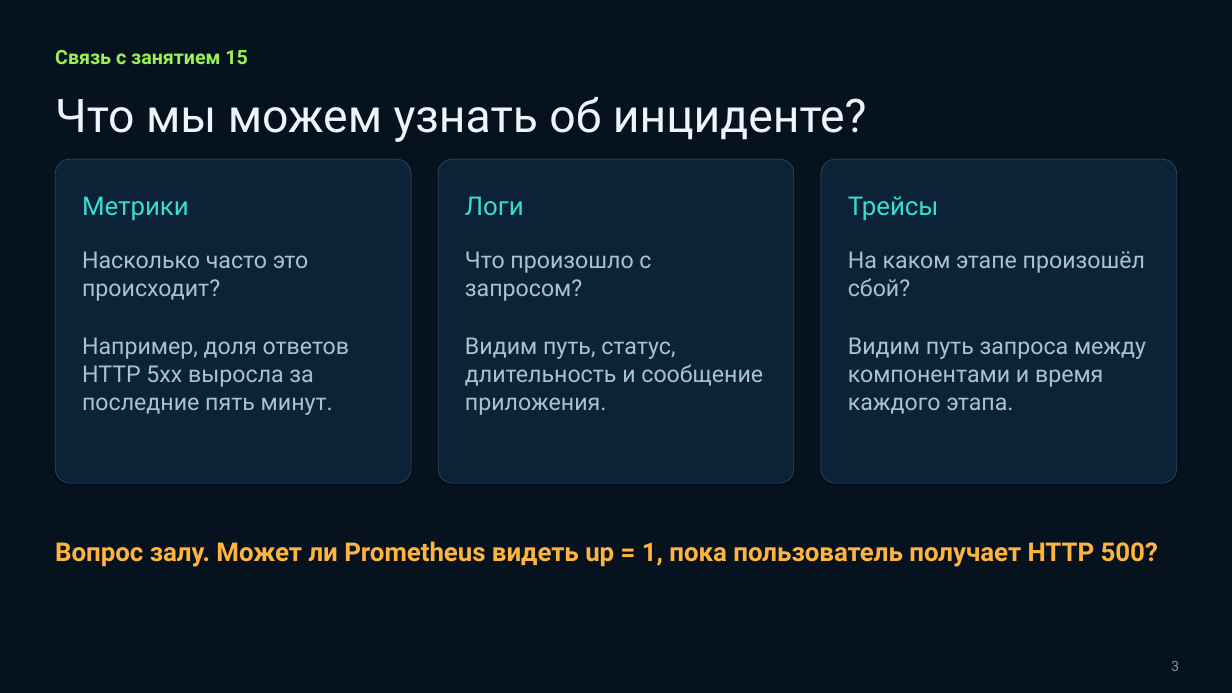
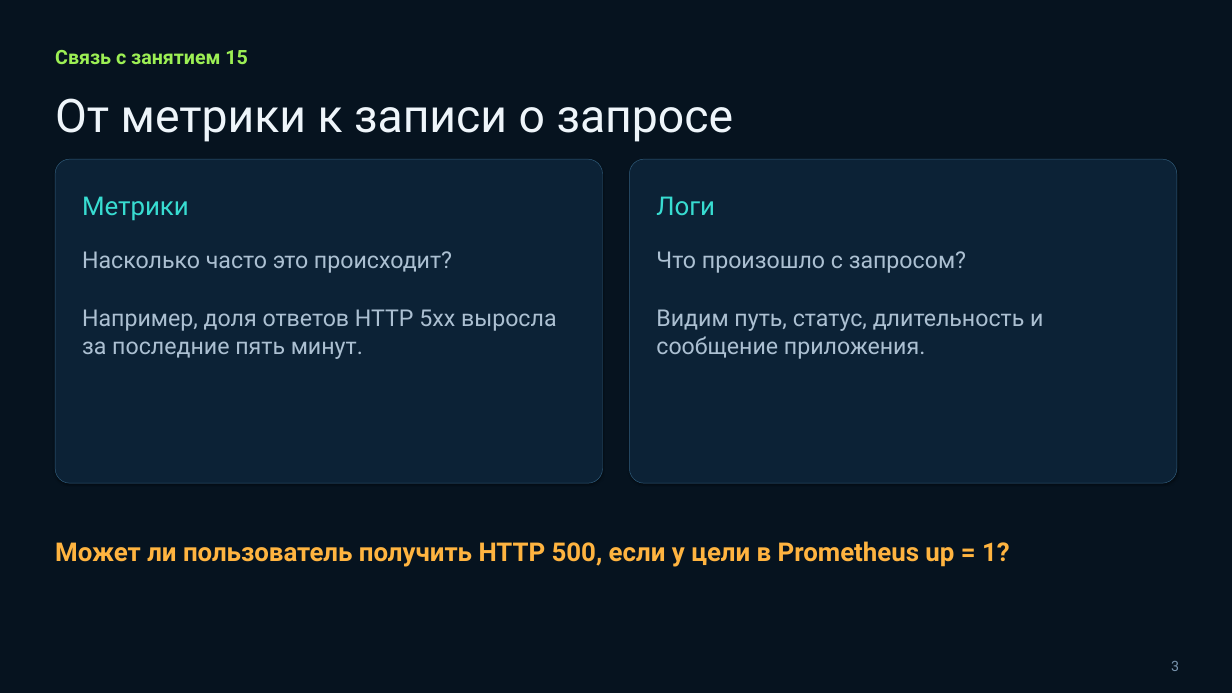
Before and after one commit to tenroman1-design/devops-lab, a slide deck: slide 3 of lesson16/Занятие 16 — Централизованное логирование.pptx. Drawn at 1232x693 pixels with LibreOffice and Linux fonts; fonts in the diff are those of the drawing. Boxes give left, top, right and bottom in pixels: in the first picture for what was removed or moved away, otherwise in the second. Text is boxed around its words. In the diff, an @@ line names an element or a change of style, - is before the commit and + after.

```diff
--- a/lesson16/Занятие 16 — Централизованное логирование.pptx
+++ b/lesson16/Занятие 16 — Централизованное логирование.pptx
@@ text at (55, 98, 734, 142): text changed @@
-Что мы можем узнать об инциденте?
+От метрики к записи о запросе
@@ rounded rectangle: place and size @@
-rounded rectangle at (55, 159, 411, 483)
+rounded rectangle at (55, 159, 602, 483)
@@ rounded rectangle: place and size @@
-rounded rectangle at (438, 159, 794, 483)
+rounded rectangle at (629, 159, 1177, 483)
@@ rounded rectangle removed at (821, 159, 1177, 483) @@
@@ text "Логи": place and size @@
-text "Логи" at (465, 196, 524, 216)
+text "Логи" at (656, 196, 715, 215)
@@ text removed at (848, 196, 939, 221) @@
-Трейсы
@@ text "Насколько часто это происходит?" rewrapped from (82, 251, 350, 415) to (82, 251, 557, 359) @@
@@ text "Что произошло с запросом?" rewrapped from (465, 251, 763, 415) to (656, 251, 1043, 359) @@
@@ text removed at (848, 251, 1146, 414) @@
-На каком этапе произошёл сбой?
-Видим путь запроса между компонентами и время каждого этапа.
@@ text at (55, 541, 1010, 567): text changed @@
-Вопрос залу. Может ли Prometheus видеть up = 1, пока пользователь получает HTTP 500?
+Может ли пользователь получить HTTP 500, если у цели в Prometheus up = 1?
```
Also in this commit, not shown: 12 other slides changed, 2 other files.
